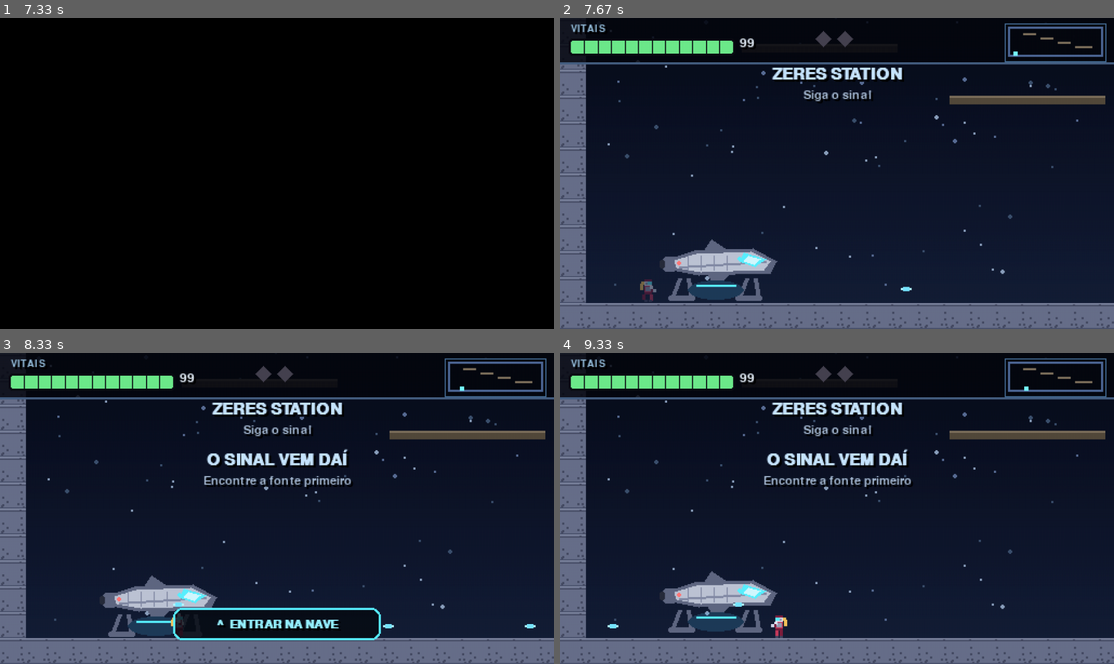
Above: before the commit, frames 1-4 (two rows, left to right).
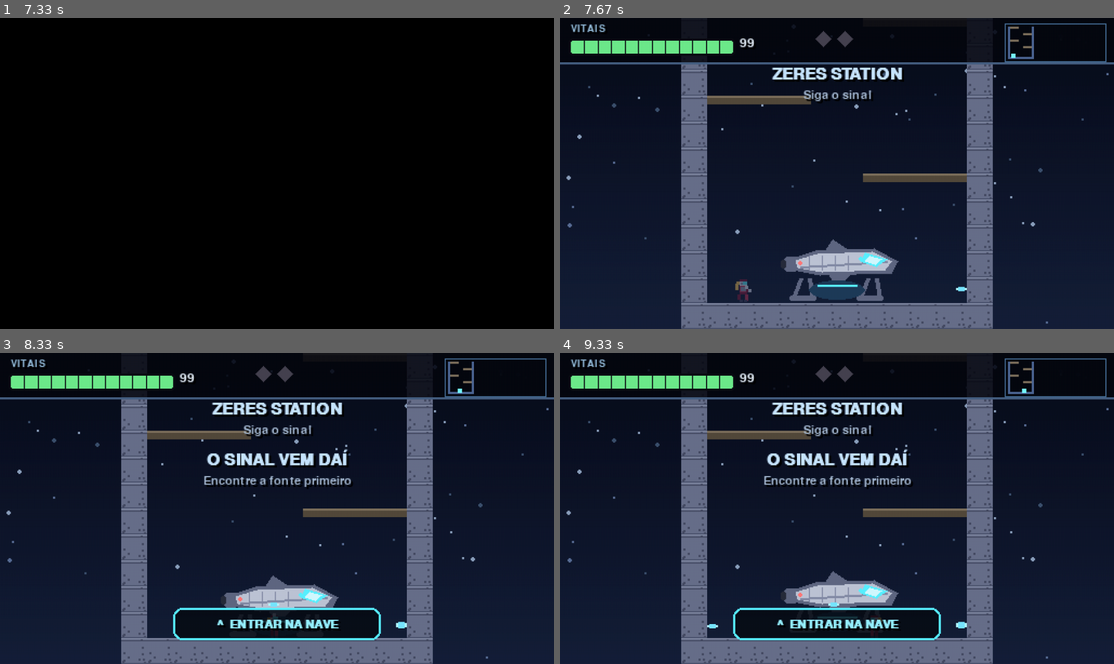
Above: after the commit, the same moments.

Repository: Renan2010p/vesper
Game: pygame game, started from main.py
Two runs of this game, one before a commit and one after it. Both use one fixed random seed, a clock stepped at 60 frames per second and the inputs below.
Inputs (mouse positions are in pixels of both pictures, inside the frame that each line leads up to):
- Up to frame 1 (7.33 s): hold Right 0.33-0.8 s; move the mouse to (254, 185) at 0.37 s; hold Up 0.83-1.13 s; tap S at 1.67 s; hold Down 2.57-2.87 s; tap Enter at 3.33, 5.07 s; hold Up 3.67-4.03 s; tap Space at 4.73 s; tap A at 5.4 s; tap X at 6.63, 6.97 s; tap J at 7.3 s
- Up to frame 2 (7.67 s): hold Right from 7.63 s (still down)
- Up to frame 3 (8.33 s): tap J at 7.7, 8, 8.2 s; release Right at 8.1 s; hold Up from 8.13 s (still down)
- Up to frame 4 (9.33 s): release Up at 8.43 s; hold Right 8.47-8.93 s; tap J at 8.53, 8.83, 9.03 s; hold Left from 8.97 s (still down)

Frame 1 is identical in both runs. In frame 2, 22% of the frame differs, in the area x 0-100%, y 2-100%; in frame 3, 20%; in frame 4, 24%.

Commit message:
Zeres Station: six connected rooms (elevator, corridors, boss chamber)
Replace the single station corridor with a small multi-room area:

- vesper/game/station.py: the station grids and their exits. Route is
  vertical elevator shaft (gunship + spawn at the bottom) -> straight hall ->
  zig-zag corridor (floor + ceiling pillars) -> two straight runs -> square
  boss chamber. All walls are metal ('!'), with one-way ledges to climb.
- roomworld.py: doors/exits now support up/down as well as left/right, and
  build_room_graph lays vertical links out stacked.
- play.py: entering a room from 'up'/'down' places the player at the top or
  bottom door; PlayScene treats any "station*" room as the station.
- cutscene.py: the prologue lands in station_lift; the self-destruct timer is
  longer (75s) to allow retracing the whole station.

Tests 9/9; a smoke walks lift -> hall -> zig-zag -> run -> run2 -> boss, triggers
Zeres fleeing, then runs all the way back to the ship and escapes. Validate and
the ASCII export tools still pass.

Diff:
--- a/vesper/game/i18n.py
+++ b/vesper/game/i18n.py
@@ -77,6 +77,11 @@
         "station.alarm_sub": "Volte para a nave!",
         "station.no_time": "O SINAL VEM DAÍ",
         "station.no_time_sub": "Encontre a fonte primeiro",
+        "room.station_hall": "CORREDOR",
+        "room.station_zigzag": "CORREDOR ZIGUEZAGUE",
+        "room.station_run": "CORREDOR",
+        "room.station_run2": "CORREDOR",
+        "room.station_boss": "NÚCLEO DA ESTAÇÃO",
         "hud.self_destruct": "AUTODESTRUIÇÃO",
         "hud.boss": "CHEFE",
         "boss.warden": "O WARDEN",
@@ -233,6 +238,11 @@
         "station.alarm_sub": "Get back to the ship!",
         "station.no_time": "THE SIGNAL CAME FROM HERE",
         "station.no_time_sub": "Find the source first",
+        "room.station_hall": "CORRIDOR",
+        "room.station_zigzag": "ZIG-ZAG CORRIDOR",
+        "room.station_run": "CORRIDOR",
+        "room.station_run2": "CORRIDOR",
+        "room.station_boss": "STATION CORE",
         "hud.self_destruct": "SELF-DESTRUCT",
         "hud.boss": "BOSS",
         "boss.warden": "THE WARDEN",
--- a/vesper/game/rooms.py
+++ b/vesper/game/rooms.py
@@ -107,24 +107,6 @@
     "#" * 28,
 ]
 
-#: Zeres Station corridor: the ship waits on the left, the signal leads right.
-STATION: List[str] = [
-    "!" * 44,
-    _side(44, "", "!"),
-    _side(44, "", "!"),
-    _side(44, " " * 6 + "======", "!"),
-    _side(44, "", "!"),
-    _side(44, " " * 14 + "======", "!"),
-    _side(44, "", "!"),
-    _side(44, " " * 22 + "======", "!"),
-    _side(44, "", "!"),
-    _side(44, " " * 30 + "========", "!"),
-    _side(44, "", "!"),
-    _side(44, "   NNNNN", "!"),
-    _side(44, "  @", "!"),
-    "!" * 44,
-]
-
 ROOMS: Dict[str, Dict] = {
     "cave": {
         "label": "room.cave",
@@ -159,14 +141,12 @@
         "grid": OUTER,
         "exits": {"left": {"to": "landing", "enter": "right"}},
     },
-    "station": {
-        "label": "zone.station",
-        "zone": "station",
-        "grid": STATION,
-        "exits": {},
-        "enemies": [("zeres", 38, 8)],
-    },
 }
+
+# Zeres Station prologue rooms live in their own module.
+from .station import STATION_ROOMS  # noqa: E402
+
+ROOMS.update(STATION_ROOMS)
 
 #: the room the game starts in
 START_ROOM = "landing"
--- a/vesper/game/roomworld.py
+++ b/vesper/game/roomworld.py
@@ -74,13 +74,22 @@
     # doors from exits (carve the opening at the edge, just above the floor)
     doors: List[dict] = []
     for side, link in spec.get("exits", {}).items():
-        ex = 0 if side == "left" else width - 1
-        dy = link.get("at", floor_row - 2)
-        for yy in (dy, dy + 1):
-            tm.set(ex, yy, T_EMPTY)
-        doors.append({"x": ex * TILE, "y": dy * TILE, "w": TILE, "h": 2 * TILE,
-                      "tier": link.get("tier", 0), "axis": "v",
-                      "target": link["to"], "enter": link.get("enter", side)})
+        if side in ("left", "right"):
+            ex = 0 if side == "left" else width - 1
+            dy = link.get("at", floor_row - 2)
+            for yy in (dy, dy + 1):
+                tm.set(ex, yy, T_EMPTY)
+            doors.append({"x": ex * TILE, "y": dy * TILE, "w": TILE, "h": 2 * TILE,
+                          "tier": link.get("tier", 0), "axis": "v",
+                          "target": link["to"], "enter": link.get("enter", side)})
+        else:  # up / down
+            ey = 0 if side == "up" else height - 1
+            dx = link.get("at", width // 2)
+            for xx in (dx, dx + 1):
+                tm.set(xx, ey, T_EMPTY)
+            doors.append({"x": dx * TILE, "y": ey * TILE, "w": 2 * TILE, "h": TILE,
+                          "tier": link.get("tier", 0), "axis": "h",
+                          "target": link["to"], "enter": link.get("enter", side)})
 
     if spawn is None:
         base_x = ship[0] if ship else (width // 2) * TILE
@@ -109,28 +118,36 @@
         amap = parse(spec["grid"], rid)
         floor_row = 0
         for r in range(amap.height):
-            row = amap.rows[r]
-            if any(ch == "#" for ch in row):
+            if any(ch in "#!" for ch in amap.rows[r]):
                 floor_row = r
         doors = {}
         for side, link in spec.get("exits", {}).items():
-            doors[side] = (link["to"], link.get("at", floor_row - 2))
+            if side in ("up", "down"):
+                at = link.get("at", amap.width // 2)
+            else:
+                at = link.get("at", floor_row - 2)
+            doors[side] = (link["to"], at)
         info[rid] = {"w": amap.width, "h": amap.height, "doors": doors,
                      "label": spec["label"]}
 
+    opposite = {"left": "right", "right": "left", "up": "down", "down": "up"}
     graph: Dict[str, dict] = {START_ROOM: {"x": 0, "y": 0, **info[START_ROOM]}}
     queue = [START_ROOM]
     while queue:
         rid = queue.pop(0)
         a = graph[rid]
-        for side, (to, dy) in info[rid]["doors"].items():
+        for side, (to, at) in info[rid]["doors"].items():
             if to in graph:
                 continue
             other = info[to]
-            opposite = "left" if side == "right" else "right"
-            b_dy = other["doors"].get(opposite, (None, other["h"] - 3))[1]
-            bx = a["x"] + a["w"] if side == "right" else a["x"] - other["w"]
-            by = a["y"] + dy - b_dy
+            fallback = other["w"] // 2 if side in ("up", "down") else other["h"] - 3
+            b_at = other["doors"].get(opposite[side], (None, fallback))[1]
+            if side in ("left", "right"):
+                bx = a["x"] + a["w"] if side == "right" else a["x"] - other["w"]
+                by = a["y"] + at - b_at
+            else:
+                by = a["y"] + a["h"] if side == "down" else a["y"] - other["h"]
+                bx = a["x"] + at - b_at
             graph[to] = {"x": bx, "y": by, **other}
             queue.append(to)
     return graph
--- a/vesper/game/scenes/cutscene.py
+++ b/vesper/game/scenes/cutscene.py
@@ -150,7 +150,7 @@
 
     def _finish(self) -> None:
         self.app.audio.play("confirm")
-        self.app.switch_scene("play", room="station",
+        self.app.switch_scene("play", room="station_lift",
                               save=self.app.save.load(self.slot), slot=self.slot)
 
 
--- a/vesper/game/scenes/play.py
+++ b/vesper/game/scenes/play.py
@@ -70,7 +70,7 @@
         super().__init__(app)
         self.save_data = save
         self.slot = slot
-        self.station = room == "station"
+        self.station = bool(room and room.startswith("station"))
         self.countdown = None
         self.play_time = 0.0
         self.hud = HUD()
@@ -203,6 +203,20 @@
                 else:
                     tr.x = dtr.x - tr.w - 2
                 tr.y = dtr.y + dtr.h - tr.h
+                placed = True
+                break
+        elif enter in ("up", "down"):
+            for ent in self.world.query(Transform, Door):
+                dtr = ent.get(Transform)
+                on_edge = (dtr.y < 2 * TILE) if enter == "up" else \
+                    (dtr.y > (tm.height - 2) * TILE)
+                if not on_edge:
+                    continue
+                tr.x = dtr.x + dtr.w / 2 - tr.w / 2
+                if enter == "up":
+                    tr.y = dtr.y + dtr.h + 2
+                else:
+                    tr.y = dtr.y - tr.h - 2
                 placed = True
                 break
         if spawn_pos is not None:
@@ -302,7 +316,7 @@
             elif event.key == Key.M:
                 self.app.audio.set_enabled(not self.app.audio.enabled)
 
-    def _start_countdown(self, seconds: float = 42.0) -> None:
+    def _start_countdown(self, seconds: float = 75.0) -> None:
         if self.countdown is not None:
             return
         self.countdown = seconds
--- /dev/null
+++ b/vesper/game/station.py
@@ -0,0 +1,95 @@
+"""Zeres Station — a small multi-room prologue area.
+
+Rooms are plain grids (like the rest of the world) linked by doors.  The route
+is: vertical elevator shaft (ship at the bottom) -> hall -> zig-zag corridor ->
+two straight corridors -> the square boss chamber.  On the way back the player
+must retrace the whole station before the self-destruct timer runs out.
+"""
+
+from __future__ import annotations
+
+from typing import Dict, List
+
+
+def _side(width: int, inner: str, ch: str = "!") -> str:
+    return ch + inner.ljust(width - 2)[:width - 2] + ch
+
+
+def _open(width: int, height: int, ch: str = "!") -> List[str]:
+    return [ch * width] + [_side(width, "", ch) for _ in range(height - 2)] + [ch * width]
+
+
+def _put(rows: List[str], row: int, col: int, text: str) -> None:
+    r = rows[row]
+    rows[row] = r[:col] + text + r[col + len(text):]
+
+
+def _col(rows: List[str], col: int, r0: int, r1: int, ch: str = "!") -> None:
+    for r in range(r0, r1 + 1):
+        row = rows[r]
+        rows[r] = row[:col] + ch + row[col + 1:]
+
+
+# -- the elevator shaft (vertical; the gunship waits at the bottom) -----------
+LIFT: List[str] = _open(12, 24)
+for _r in (3, 6, 9, 12, 15, 18):
+    _put(LIFT, _r, 1 if (_r // 3) % 2 else 7, "====")
+_put(LIFT, 21, 4, "NNNN")     # gunship
+_put(LIFT, 22, 2, "@")        # spawn
+
+# -- a straight hall (links the shaft to the zig-zag) -------------------------
+HALL: List[str] = _open(26, 10)
+
+# -- the zig-zag corridor (pillars from floor and ceiling) --------------------
+ZIGZAG: List[str] = _open(30, 12)
+for _c in (8, 9, 24, 25):
+    _col(ZIGZAG, _c, 1, 6)          # ceiling pillars
+for _c in (16, 17):
+    _col(ZIGZAG, _c, 7, 10)         # floor pillars (jump over)
+
+# -- two straight runs --------------------------------------------------------
+RUN: List[str] = _open(24, 10)
+RUN2: List[str] = _open(24, 10)
+
+# -- the square boss chamber --------------------------------------------------
+BOSS: List[str] = _open(22, 18)
+
+STATION_ROOMS: Dict[str, Dict] = {
+    "station_lift": {
+        "label": "zone.station", "zone": "station", "grid": LIFT,
+        "exits": {"up": {"to": "station_hall", "enter": "down", "at": 8}},
+    },
+    "station_hall": {
+        "label": "room.station_hall", "zone": "station", "grid": HALL,
+        "exits": {
+            "down": {"to": "station_lift", "enter": "up", "at": 5},
+            "right": {"to": "station_zigzag", "enter": "left", "at": 7},
+        },
+    },
+    "station_zigzag": {
+        "label": "room.station_zigzag", "zone": "station", "grid": ZIGZAG,
+        "exits": {
+            "left": {"to": "station_hall", "enter": "right", "at": 9},
+            "right": {"to": "station_run", "enter": "left", "at": 9},
+        },
+    },
+    "station_run": {
+        "label": "room.station_run", "zone": "station", "grid": RUN,
+        "exits": {
+            "left": {"to": "station_zigzag", "enter": "right", "at": 7},
+            "right": {"to": "station_run2", "enter": "left", "at": 7},
+        },
+    },
+    "station_run2": {
+        "label": "room.station_run2", "zone": "station", "grid": RUN2,
+        "exits": {
+            "left": {"to": "station_run", "enter": "right", "at": 7},
+            "right": {"to": "station_boss", "enter": "left", "at": 7},
+        },
+    },
+    "station_boss": {
+        "label": "room.station_boss", "zone": "station", "grid": BOSS,
+        "exits": {"left": {"to": "station_run2", "enter": "right", "at": 15}},
+        "enemies": [("zeres", 14, 8)],
+    },
+}
